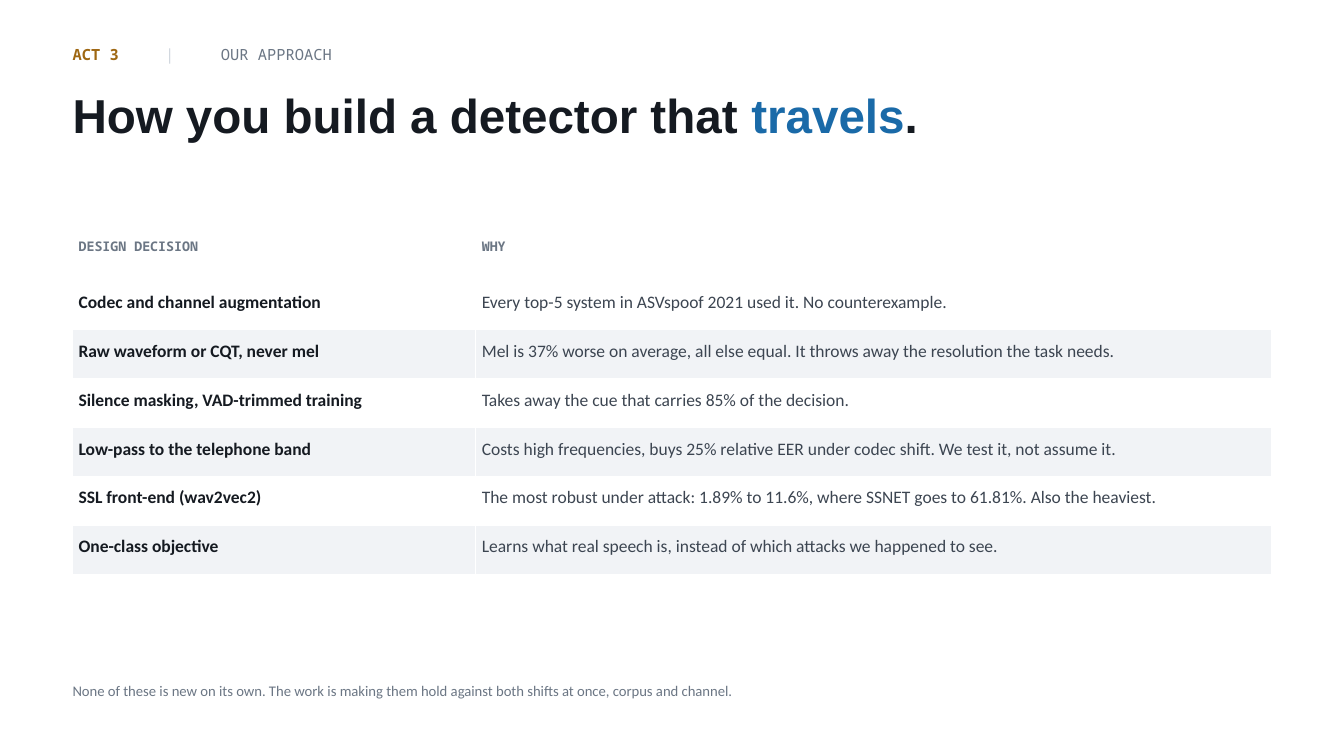
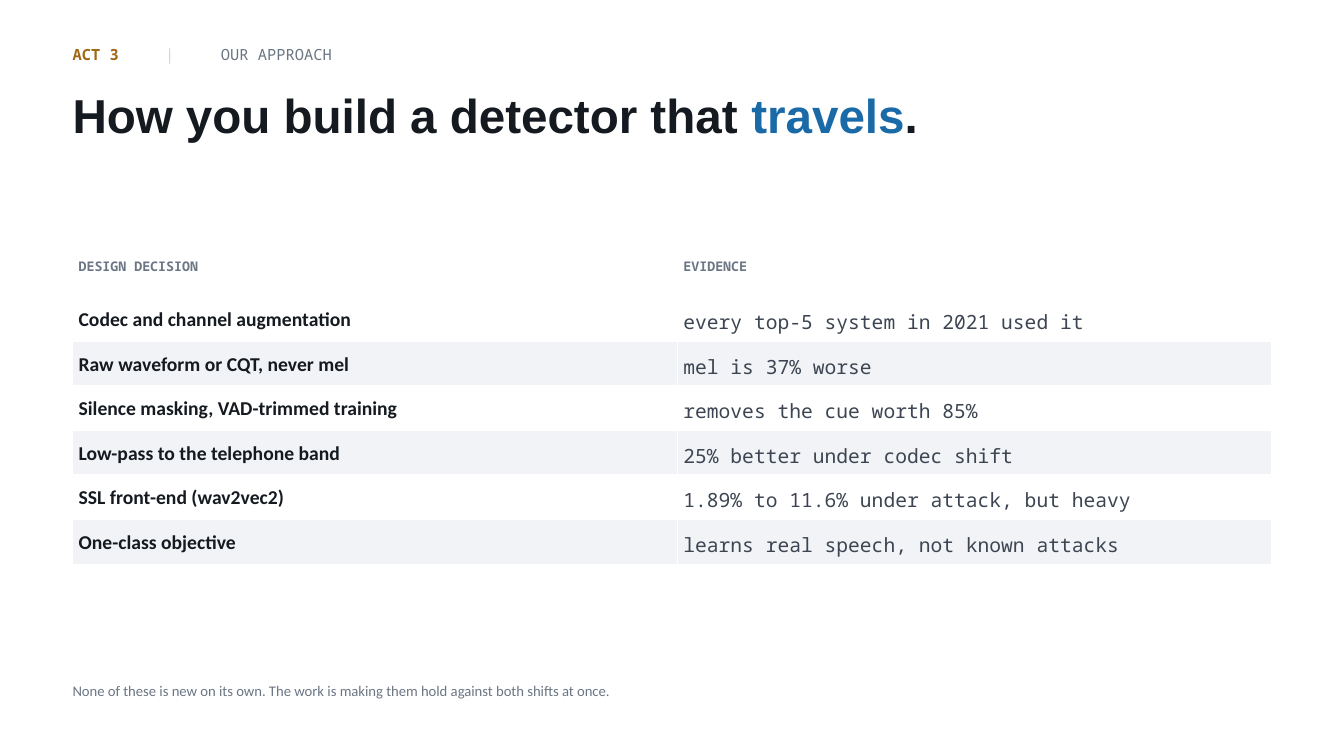
Before and after one commit to mertBiricik/vishing, a slide deck: slide 7 of slides/proposal.pptx. Drawn at 1344x756 pixels with LibreOffice and Linux fonts; fonts in the diff are those of the drawing. Boxes give left, top, right and bottom in pixels: in the first picture for what was removed or moved away, otherwise in the second. Text is boxed around its words. In the diff, an @@ line names an element or a change of style, - is before the commit and + after.

```diff
--- a/slides/proposal.pptx
+++ b/slides/proposal.pptx
@@ table at <box>73,252,1271,565</box> @@
-row 1, column 2: WHY
+row 1, column 2: EVIDENCE
-row 2, column 2: Every top-5 system in ASVspoof 2021 used it. No counterexample.
+row 2, column 2: every top-5 system in 2021 used it
-row 3, column 2: Mel is 37% worse on average, all else equal. It throws away the resolution the task needs.
+row 3, column 2: mel is 37% worse
-row 4, column 2: Takes away the cue that carries 85% of the decision.
+row 4, column 2: removes the cue worth 85%
-row 5, column 2: Costs high frequencies, buys 25% relative EER under codec shift. We test it, not assume it.
+row 5, column 2: 25% better under codec shift
-row 6, column 2: The most robust under attack: 1.89% to 11.6%, where SSNET goes to 61.81%. Also the heaviest.
+row 6, column 2: 1.89% to 11.6% under attack, but heavy
-row 7, column 2: Learns what real speech is, instead of which attacks we happened to see.
+row 7, column 2: learns real speech, not known attacks
@@ size 12.5 to 14 pt in "Codec and channel augmentation", "Raw waveform or CQT, never mel", "Silence masking, VAD-trimmed training", "Low-pass to the telephone band" and 2 more places @@
@@ table: place and size @@
-table at <box>73,232,1271,575</box>
+table at <box>73,252,1271,565</box>
@@ text at <box>73,686,609,699</box>: text changed @@
-None of these is new on its own. The work is making them hold against both shifts at once, corpus and channel.
+None of these is new on its own. The work is making them hold against both shifts at once.
```
Also in this commit, not shown: 11 other slides changed, 1 slide added, 2 other files.
